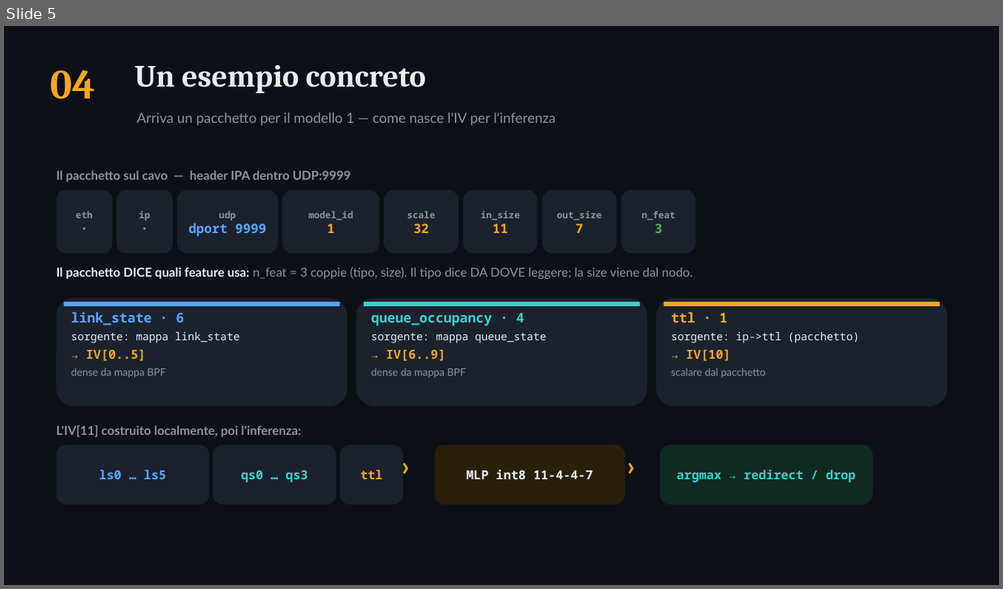
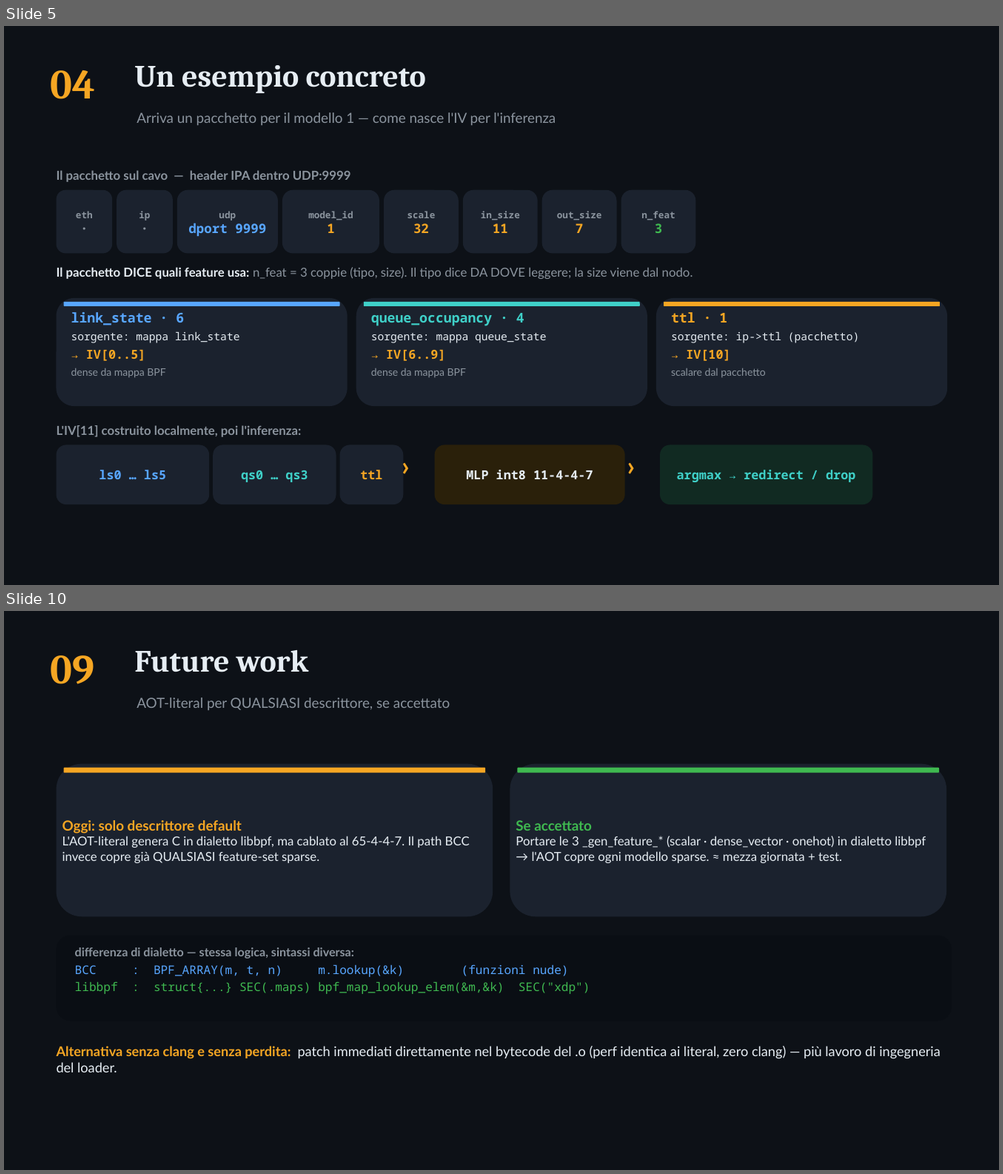
Before and after one commit to ettore-cantile/ipa_lab, a slide deck: docs/IPA_hardcoded_IV_ricompilazione.pptx. Shown one above the other, each under a label of ours: slide 5 before the commit, slides 5 and 10 after it; the slides between them are not shown. The pictures are 1003x589 and 1003x1174 pixels, drawn with LibreOffice and Linux fonts; fonts in the diff are those of the drawing. Boxes give left, top, right and bottom in pixels: in the first picture for what was removed or moved away, otherwise in the second. Text is boxed around its words. In the diff, an @@ line names an element or a change of style, - is before the commit and + after.

```diff
--- a/docs/IPA_hardcoded_IV_ricompilazione.pptx
+++ b/docs/IPA_hardcoded_IV_ricompilazione.pptx
@@ slide 10 added at [4, 611, 999, 1170], background #FFFFFF @@
@@ rectangle added at [4, 611, 999, 1170], fill #0D1117 @@
@@ text added at [134, 650, 309, 672], 30 pt, text #E6EDF3, bold @@
+Future work
@@ text added at [50, 655, 94, 684], 40 pt, text #F5A623, bold @@
+09
@@ text added at [136, 698, 449, 710], 13.5 pt, text #8B949E @@
+AOT-literal per QUALSIASI descrittore, se accettato
@@ rounded rectangle added at [57, 764, 492, 917], fill #1B222E @@
@@ rounded rectangle added at [510, 764, 946, 917], fill #1B222E @@
@@ rounded rectangle added at [64, 768, 485, 773], fill #F5A623 @@
@@ rounded rectangle added at [518, 768, 939, 773], fill #3FB950 @@
@@ text added at [62, 820, 469, 863], 12 pt, text #E6EDF3 @@
+Oggi: solo descrittore default
+L'AOT-literal genera C in dialetto libbpf, ma cablato al 65-4-4-7. Il path BCC invece copre già QUALSIASI feature-set sparse.
@@ text added at [515, 820, 925, 863], 12 pt, text #E6EDF3 @@
+Se accettato
+Portare le 3 _gen_feature_* (scalar · dense_vector · onehot) in dialetto libbpf → l'AOT copre ogni modello sparse. ≈ mezza giornata + test.
@@ rounded rectangle added at [57, 936, 951, 1022], fill #0A0E14 @@
@@ text added at [75, 948, 590, 994], 11.5 pt, text #3FB950 @@
+differenza di dialetto — stessa logica, sintassi diversa:
+BCC : BPF_ARRAY(m, t, n) m.lookup(&k) (funzioni nude)
+libbpf : struct{...} SEC(.maps) bpf_map_lookup_elem(&m,&k) SEC("xdp")
@@ text added at [57, 1046, 940, 1073], 13 pt, text #E6EDF3 @@
+Alternativa senza clang e senza perdita: patch immediati direttamente nel bytecode del .o (perf identica ai literal, zero clang) — più lavoro di ingegneria del loader.
```
Also in this commit, not shown: 1 slide changed, 5 other slides added, 3 slides removed.
